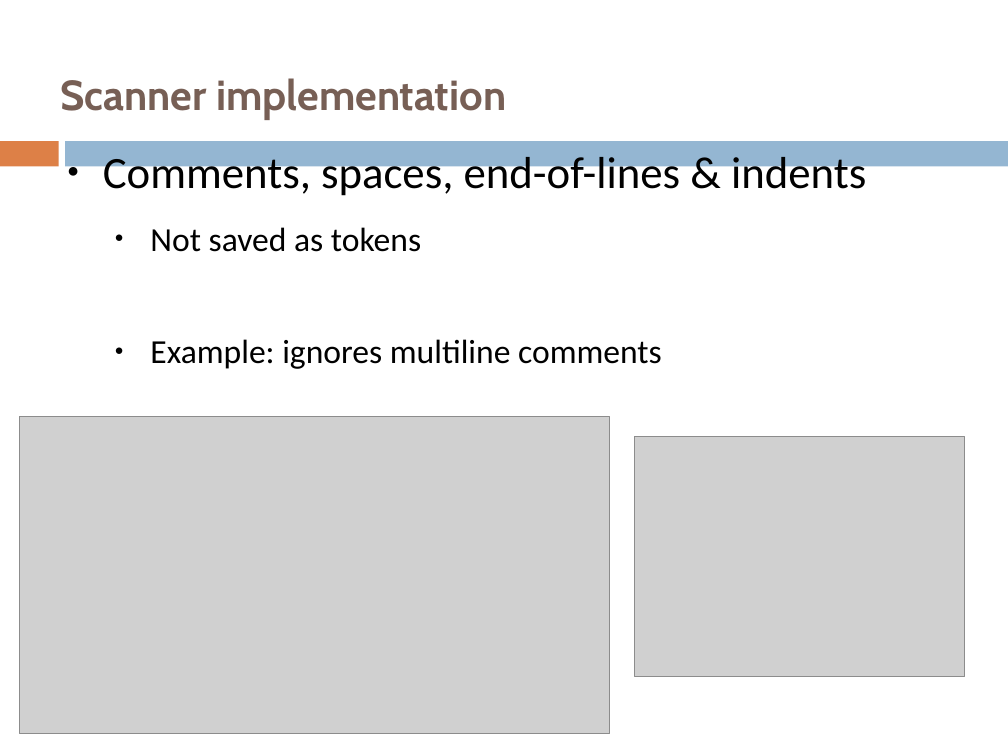
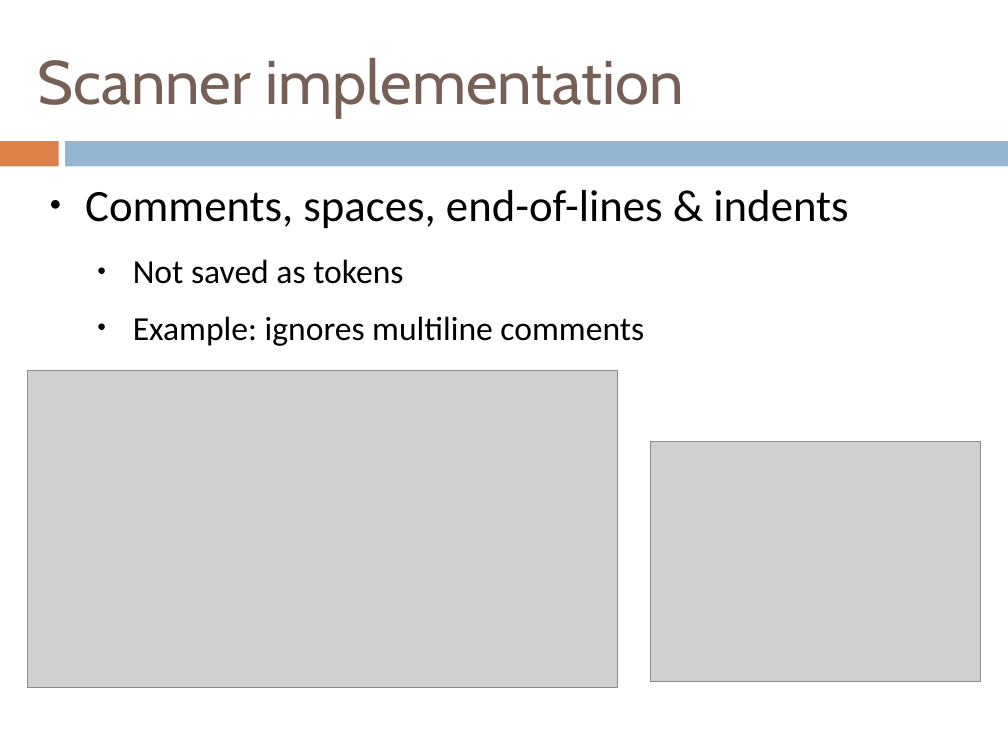
Before and after one commit to henrikklarup/sw402a, a slide deck: slide 16 of Project/præsentation/lasse.pptx (slide 17 before the commit). Drawn at 1008x756 pixels with LibreOffice and Linux fonts; fonts in the diff are those of the drawing; grey boxes stand for pictures. Boxes give left, top, right and bottom in pixels: in the first picture for what was removed or moved away, otherwise in the second. Text is boxed around its words. In the diff, an @@ line names an element or a change of style, - is before the commit and + after.

```diff
--- a/Project/præsentation/lasse.pptx
+++ b/Project/præsentation/lasse.pptx
@@ title "Scanner implementation": place and size @@
-title "Scanner implementation" at (60, 78, 506, 120)
+title "Scanner implementation" at (38, 58, 683, 119)
@@ title "Scanner implementation" at (38, 58, 683, 119): size 30 to 44 pt, bold off @@
@@ text "Comments, spaces, end-of-lines & indents" rewrapped from (103, 151, 866, 369) to (85, 190, 848, 346) @@
@@ picture: place and size @@
-picture at (20, 416, 610, 734)
+picture at (27, 371, 617, 688)
@@ picture: place and size @@
-picture at (635, 436, 965, 677)
+picture at (650, 442, 980, 682)
```
Also in this commit, not shown: 31 other slides changed, 2 slides added, 2 slides removed.
